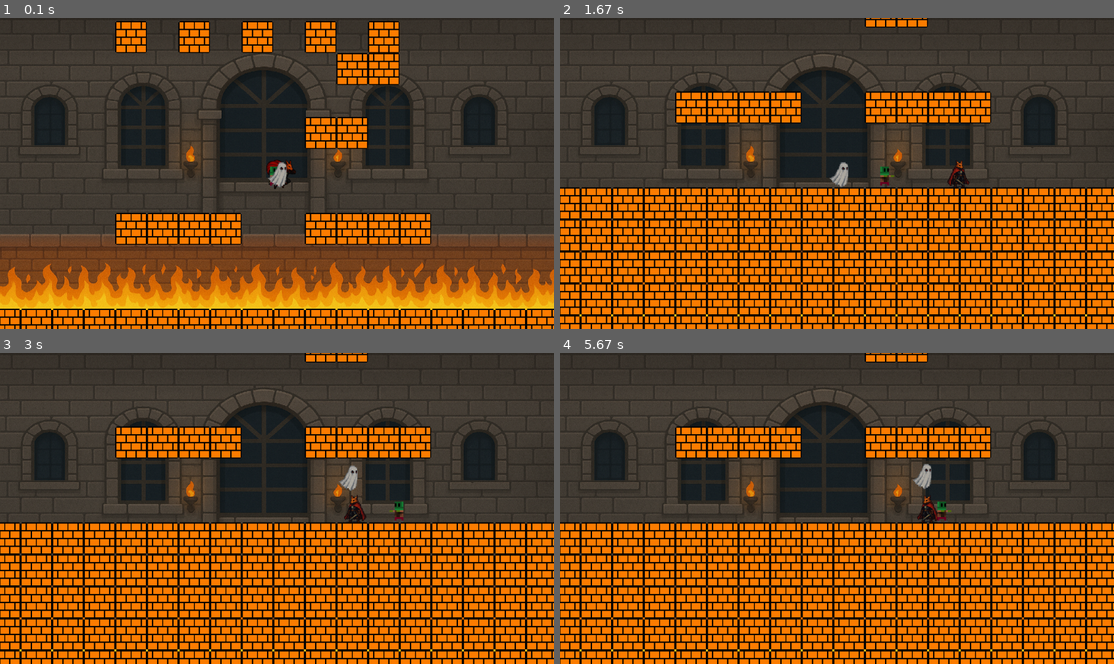
Above: before the commit, frames 1-4 (two rows, left to right).
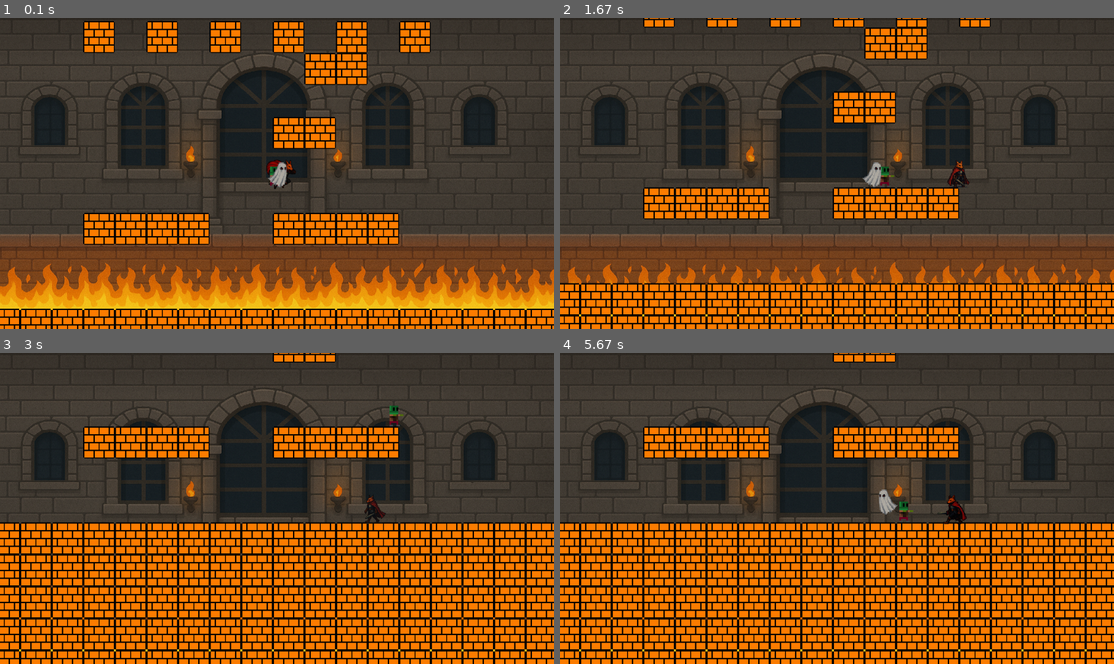
Above: after the commit, the same moments.

Repository: Victor-LP/pygame
Game: pygame game, started from CastleInsper.py
Same seed, same stepped clock (60 frames per second), same inputs: the game is played once before the commit and once after it.
Inputs:
- Up to frame 1 (0.1 s): no input
- Up to frame 2 (1.67 s): hold Space 0.33-0.8 s; hold D 0.33-0.8 s; tap Space at 0.83 s; hold D 1.17-1.63 s
- Up to frame 3 (3 s): hold A 1.67-1.97 s; hold D 2-2.47 s; hold A from 2.5 s (still down)
- Up to frame 4 (5.67 s): release A at 3.03 s; hold A 3.07-3.47 s; hold W 3.5-3.87 s; hold D 3.9-4.53 s; hold A 4.57-5.03 s; hold D 5.07-5.53 s; hold A from 5.57 s (still down)

The runs differ from the first frame. In frame 1, 13% of the frame differs, in the area x 0-100%, y 0-100%; in frame 2, 37%; in frame 3, 12%; in frame 4, 12%.

Commit message:
somdefundo_e_espada

Diff:
--- a/assets.py
+++ b/assets.py
@@ -17,7 +17,7 @@
 ATTACK_IMG = 'attack'
 BLOCK_IMG = 'block'
 BACKGROUND_IMG = 'background'
-
+SOM_ESPADA = 'som_espada'
 START_IMG = 'startimage'
 def load_assets():
     #Carrega e escala todos os assets do jogo
@@ -69,4 +69,9 @@
     assets[BACKGROUND_IMG] = pygame.transform.scale_by(assets[BACKGROUND_IMG], BAT_SCALE)
     assets[START_IMG] = pygame.image.load(os.path.join(IMG_DIR,'tela_inicial.png')).convert_alpha()
     assets[START_IMG] = pygame.transform.scale_by(assets[START_IMG], BAT_SCALE)
+
+    pygame.mixer.music.load('assets/snd/musicamedieval3min.wav')
+    pygame.mixer.music.set_volume(0.8)
+    musica_medieval = pygame.mixer.Sound('assets/snd/musicamedieval3min.wav')
+    assets[SOM_ESPADA] = pygame.mixer.Sound('assets/snd/somespada.wav')
     return assets
--- a/config.py
+++ b/config.py
@@ -8,6 +8,7 @@
 
 # ========== CONFIGURAÇÕES DE JANELA ==========
 pygame.init()
+pygame.mixer.init()
 window = pygame.display.set_mode((0, 0), pygame.FULLSCREEN)
 info = pygame.display.Info()
 WIDTH, HEIGHT = info.current_w, info.current_h
@@ -16,7 +17,7 @@
 # ========== CONFIGURAÇÕES DE FÍSICA ==========
 GRAVITY = 0.6
 JUMP_SIZE = -20
-WALK_ANIM_INTERVAL = 300
+WALK_ANIM_INTERVAL = 200
 
 # ========== CONFIGURAÇÕES DE SPRITES ==========
 STD_SCALE = WIDTH/9000
@@ -54,7 +55,7 @@
 # ========== GERAÇÃO DO MAPA ==========
 MAP = []
 height = 200
-width = 18
+width = 20
 
 for y in range(height):
     row = [EMPTY] * width
--- a/game.py
+++ b/game.py
@@ -74,7 +74,7 @@
     running = True
     keys_down = {}
     pygame.key.set_repeat(1, 10)
-
+    pygame.mixer.music.play(loops=-1)
     while running:
         clock.tick(FPS)
 
@@ -95,7 +95,7 @@
                 elif event.key == pygame.K_w:
                     player.jump()
                 elif event.key == pygame.K_SPACE:
-                    player.attack()
+                    player.attack(assets)
                 elif event.key == pygame.K_ESCAPE:
                     running = False
 
--- a/sprites.py
+++ b/sprites.py
@@ -1,7 +1,7 @@
 import pygame
 import random
 from config import WIDTH, HEIGHT, GRAVITY, BLOCK_HEIGHT, BLOCK_WIDTH, JUMP_SIZE, STILL, JUMPING, FALLING, ATTACKING, WALK_ANIM_INTERVAL
-from assets import PLAYER_JUMP_IMG,PLAYER_ATTACK_IMG,PLAYER_IMG,PLAYER_WALK1_IMG,PLAYER_WALK2_IMG,PLAYER_WALK3_IMG
+from assets import PLAYER_JUMP_IMG,PLAYER_ATTACK_IMG,PLAYER_IMG,PLAYER_WALK1_IMG,PLAYER_WALK2_IMG,PLAYER_WALK3_IMG, SOM_ESPADA
 
 # ========== CLASSE MÃE PARA ENTIDADES COM FÍSICA ==========
 class PhysicsEntity(pygame.sprite.Sprite):
@@ -123,10 +123,12 @@
         self.mask = pygame.mask.from_surface(self.image)
 
 
-    def attack(self):
+    def attack(self, assets):
         now = pygame.time.get_ticks()
+        self.somespada = assets[SOM_ESPADA]
         # só inicia um novo ataque se não estiver em cooldown
         if now - self.last_attack >= self.attack_cooldown:
+            self.somespada.play()
             self.state = ATTACKING
             self.attack_timer = now
             self.last_attack = now
Not shown, added: assets/snd/musicamedieval3min.wav
Not shown, added: assets/snd/somespada.wav
